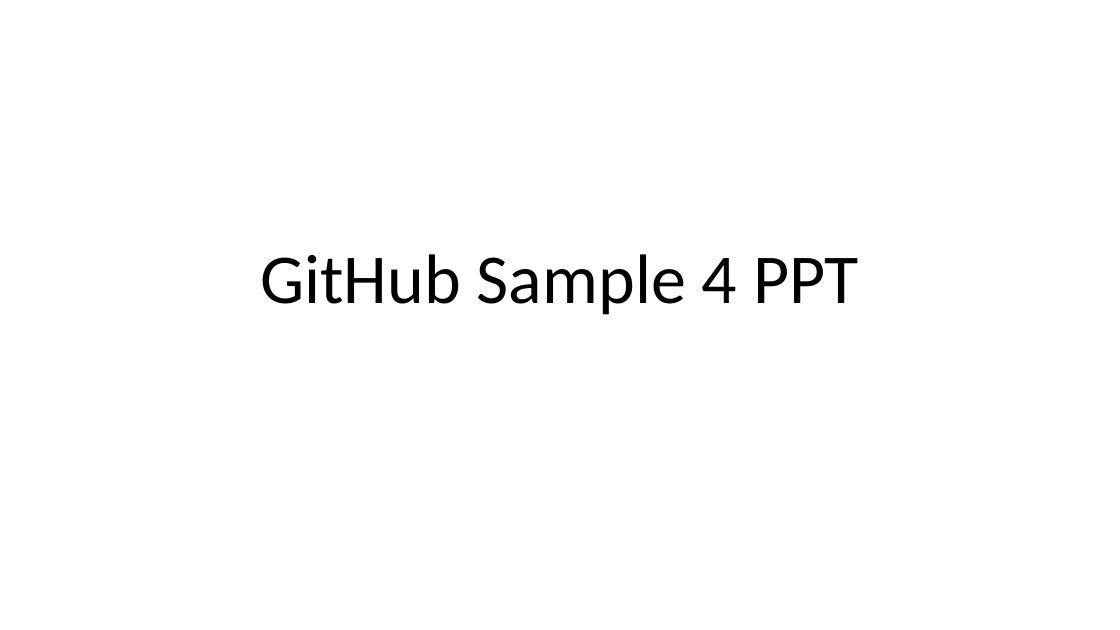
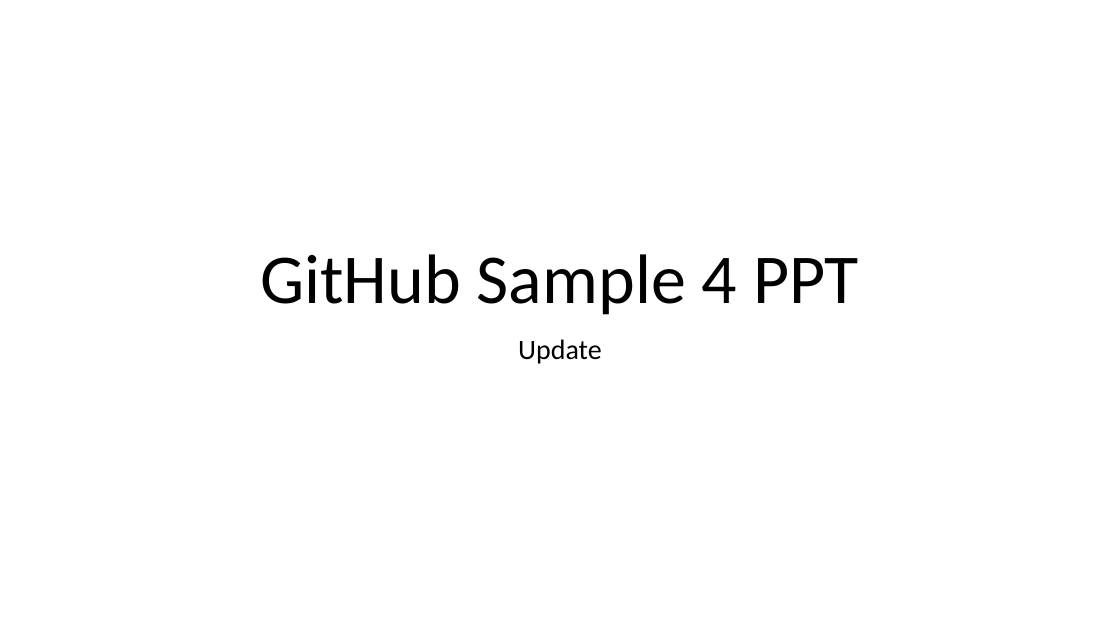
Before and after one commit to dywcheng/Sample4All, a slide deck: slide 1 of GitHub Sample 4 PPT.pptx. Drawn at 1120x630 pixels with LibreOffice and Linux fonts; fonts in the diff are those of the drawing. Boxes give left, top, right and bottom in pixels: in the first picture for what was removed or moved away, otherwise in the second. Text is boxed around its words. In the diff, an @@ line names an element or a change of style, - is before the commit and + after.

```diff
--- a/GitHub Sample 4 PPT.pptx
+++ b/GitHub Sample 4 PPT.pptx
@@ subtitle added at (518, 339, 602, 364), 24 pt, text #000000 @@
+Update
```
Also in this commit, not shown: 2 other files.
